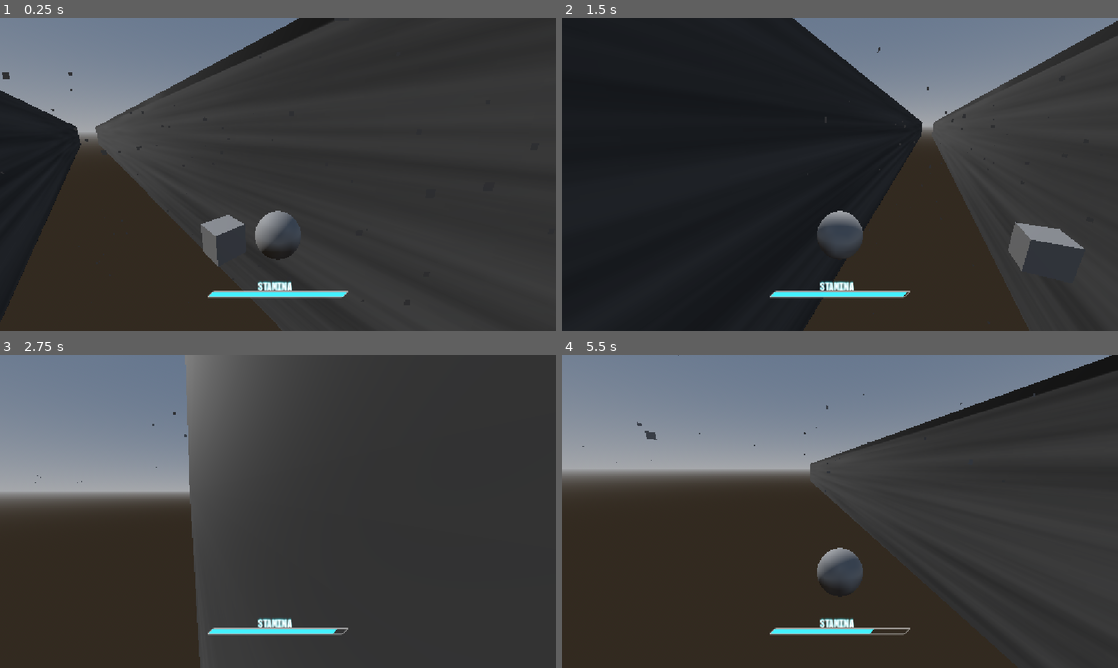
Above: before the commit, frames 1-4 (two rows, left to right).
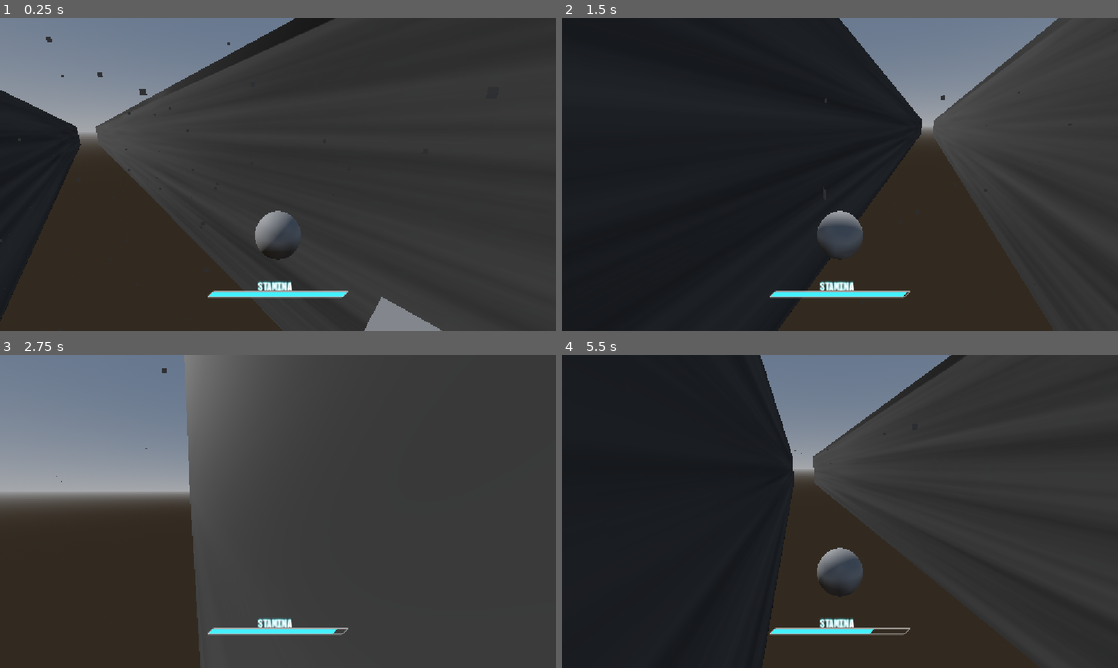
Above: after the commit, the same moments.

Repository: PortalGolem/havenIE2026GameJam
Game: Godot game, scene res://Scenes/Main.tscn
Two runs of this game, one before a commit and one after it. Both use one fixed random seed, a clock stepped at 60 frames per second and the inputs below.
Inputs (mouse positions are in pixels of both pictures, inside the frame that each line leads up to):
- Up to frame 1 (0.25 s): no input
- Up to frame 2 (1.5 s): move the mouse to (867, 174) at 0.52 s; press the mouse at (867, 174) at 0.53 s; hold W (Forward) from 0.53 s (still down); tap Space (Jump) at 0.77 s; move the mouse to (812, 174) at 1.27 s; release the mouse at (812, 174) at 1.28 s; tap Shift (Dash) at 1.35 s
- Up to frame 3 (2.75 s): keep holding W (Forward); tap Space (Jump) at 1.52 s; move the mouse to (289, 505) at 2.02 s; press the mouse at (289, 505) at 2.03 s
- Up to frame 4 (5.5 s): keep holding W (Forward); move the mouse to (834, 517) at 2.77 s; release the mouse at (834, 517) at 2.78 s; tap Shift (Dash) at 2.85, 4.35 s; tap Space (Jump) at 3.02, 3.77, 4.52, 5 s; move the mouse to (878, 514) at 3.52 s; press the mouse at (878, 514) at 3.53 s; tap Enter at 4.25 s; move the mouse to (795, 508) at 4.27 s; release the mouse at (795, 508) at 4.28 s; move the mouse to (845, 511) at 5.02 s; press the mouse at (845, 511) at 5.03 s

The runs differ from the first frame. In frame 1, 1.7% of the frame differs, in the area x 0-80%, y 0-100%; in frame 2, 5.2%; in frame 3, less than 0.1%; in frame 4, 36%, in the area x 0-100%, y 0-100%.

Commit message:
fixed drag

Diff:
--- a/Player/PlayerController.gd
+++ b/Player/PlayerController.gd
@@ -261,24 +261,24 @@
 	var returnAmmount:Vector3
 	if startingPosition.x > target.x:
 		returnAmmount.x = startingPosition.x - ammount.x
+		returnAmmount.x = max(target.x, returnAmmount.x)
+	else:
+		returnAmmount.x = startingPosition.x + ammount.x
 		returnAmmount.x = min(target.x, returnAmmount.x)
-	else:
-		returnAmmount.x = startingPosition.x + ammount.x
-		returnAmmount.x = max(target.x, returnAmmount.x)
 
 	if startingPosition.y > target.y:
 		returnAmmount.y = startingPosition.y - ammount.y
+		returnAmmount.y = max(target.y, returnAmmount.y)
+	else:
+		returnAmmount.y = startingPosition.y + ammount.y
 		returnAmmount.y = min(target.y, returnAmmount.y)
-	else:
-		returnAmmount.y = startingPosition.y + ammount.y
-		returnAmmount.y = max(target.y, returnAmmount.y)
 
 	if startingPosition.z > target.z:
 		returnAmmount.z = startingPosition.z - ammount.z
+		returnAmmount.z = max(target.z, returnAmmount.z)
+	else:
+		returnAmmount.z = startingPosition.z + ammount.z
 		returnAmmount.z = min(target.z, returnAmmount.z)
-	else:
-		returnAmmount.z = startingPosition.z + ammount.z
-		returnAmmount.z = max(target.z, returnAmmount.z)
 
 	return returnAmmount
 
